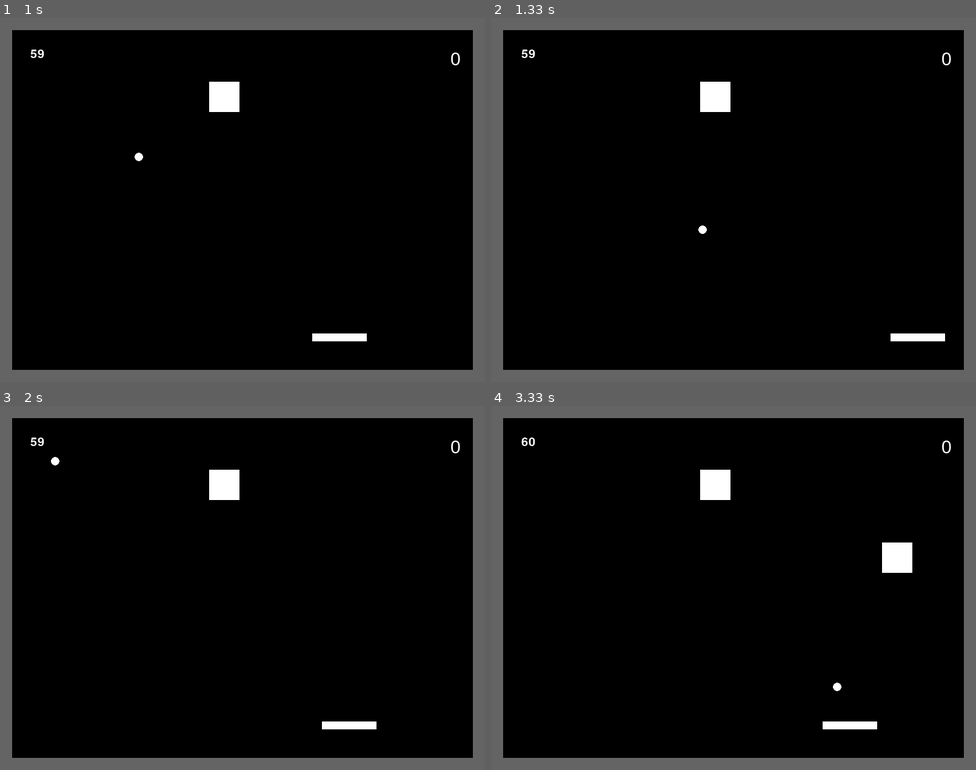
Above: before the commit, frames 1-4 (two rows, left to right).
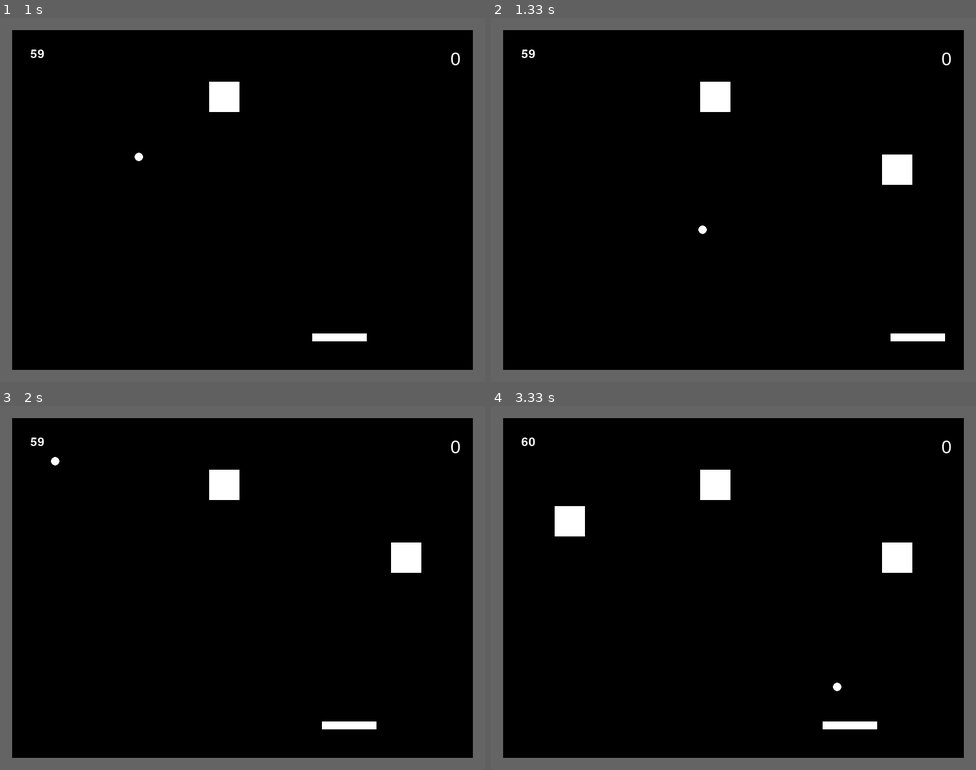
Above: after the commit, the same moments.

Repository: Gibson223/mod-5
Game: pygame game, started from py/main.py
Same seed, same stepped clock (60 frames per second), same inputs: the game is played once before the commit and once after it.
Inputs:
- Up to frame 1 (1 s): tap Enter at 0.33 s; hold Right from 0.67 s (still down)
- Up to frame 2 (1.33 s): release Right at 1.13 s; hold Right from 1.17 s (still down)
- Up to frame 3 (2 s): release Right at 1.63 s; hold Left from 1.67 s (still down); tap Home at 1.82 s
- Up to frame 4 (3.33 s): release Left at 2.2 s; hold Left 2.23-2.63 s; hold Right 2.67-3.3 s

Frame 1 is identical in both runs. In frame 2, 0.5% of the frame differs, in the area x 80-87%, y 37-46%; in frame 3, 0.5%; in frame 4, 0.5%.

Commit message:
Fixed multiple blocks spawning on same location

Diff:
--- a/py/main.py
+++ b/py/main.py
@@ -228,7 +228,8 @@
 
         if pygame.time.get_ticks() >= self.last_block_time + self.time_until_next_block:
             self.last_block_time = pygame.time.get_ticks()
-            self.time_until_next_block = self.addBlock()
+            self.addBlock()
+            self.time_until_next_block = random.randint(constants.RESPAWNDELAY,constants.RESPAWNDELAY+constants.RESPAWNRANGE)
 
         Screen.fill(constants.colors["BLACK"])
 
@@ -283,11 +284,7 @@
             self.AllSpritesList.add(newblock)
             self.CollisionSpritesList.add(newblock)
             self.blocklist.append(newblock)
-            time_until_next_block = random.randint(constants.RESPAWNDELAY,constants.RESPAWNDELAY+constants.RESPAWNRANGE)
-            return time_until_next_block
-        else:
-            del newblock
-            return 0
+            self.grid[newblock.y_on_grid][newblock.x_on_grid] = newblock
 
     def inc_score(self, points):
         self.score += int(points * self.scoreMult)
@@ -311,8 +308,6 @@
         """
 
         collisions = pygame.sprite.spritecollide(self.game.playerBall, self.game.CollisionSpritesList, False)
-
-        # TODO fix multiple blocks spawning on same place
 
         for c in collisions:
             # Collision happens with block (instead of paddle or ball)
@@ -560,11 +555,6 @@
 
     def updateMenu(self):
         Screen.fill(constants.colors["BLACK"])
-        # Screen.blit(self.mainmenu, (self.mainmenu_Width, self.mainmenu_Height))
-        # Screen.blit(self.startgamemenu, (self.startgamemenu_Width, self.startgamemenu_Height))
-        # Screen.blit(self.highscoremenu, (self.highscoremenu_Width, self.highscoremenu_Height))
-        # Screen.blit(self.optionsmenu, (self.optionsmenu_Width, self.optionsmenu_Height))
-        # Screen.blit(self.exitmenu, (self.exitmenu_Width, self.exitmenu_Height))
 
         Screen.blit(self.mainmenu, (self.mainmenu_Width, self.mainmenu_Height))
         Screen.blit(self.menuItems[0], (self.startgamemenu_Width, self.startgamemenu_Height))
